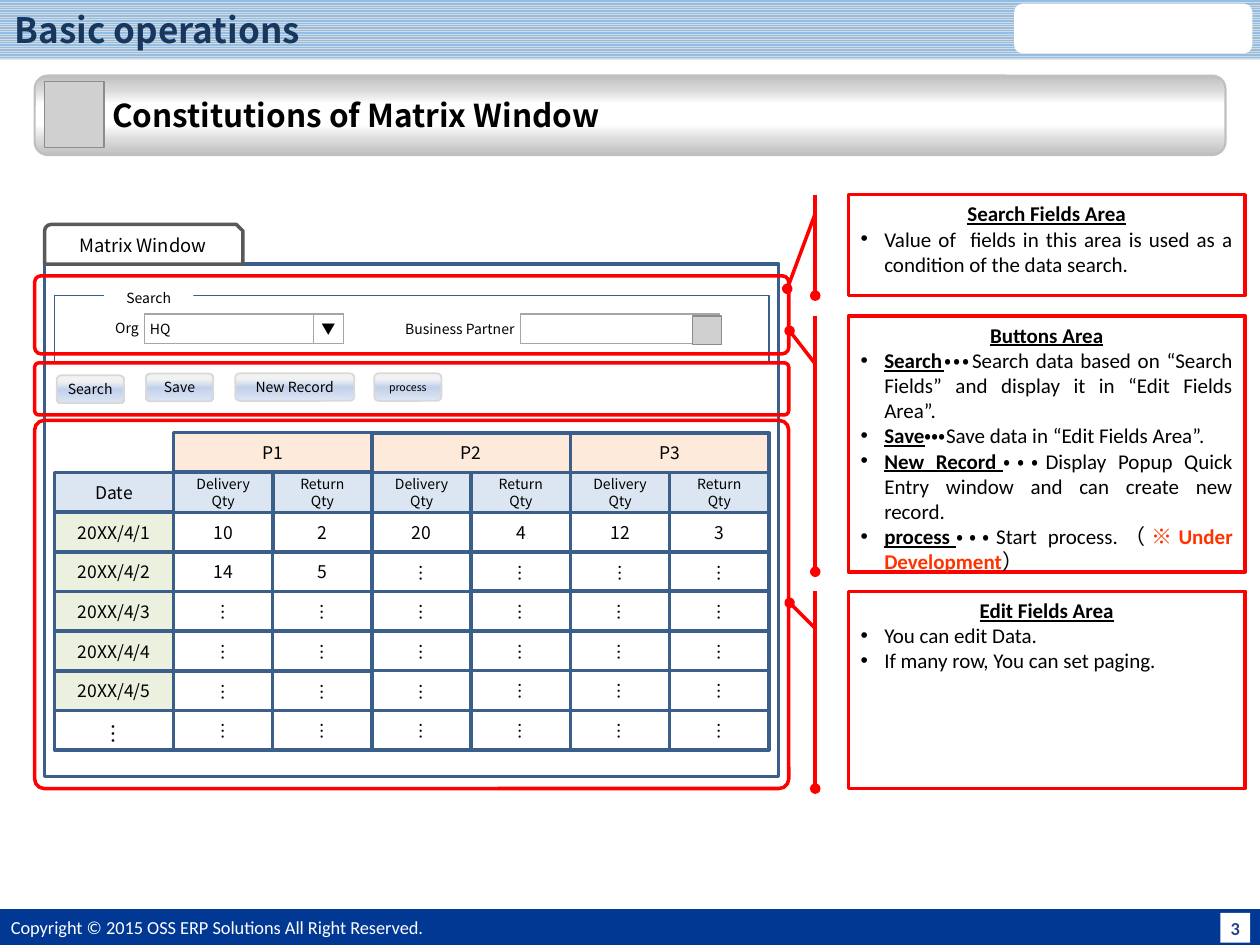
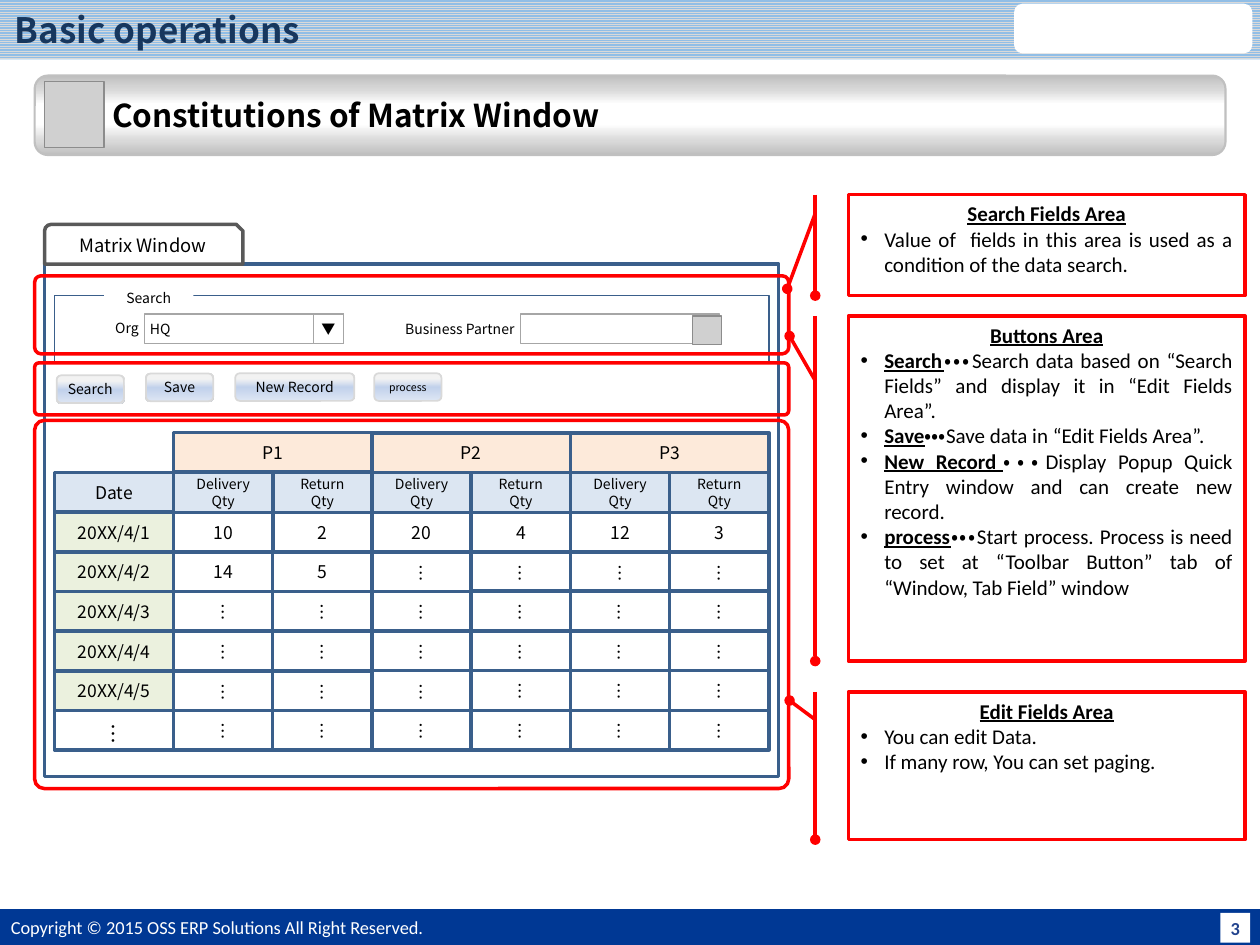
Before and after one commit to JPiere/jpiere.plugin.webui.matrixwindow, a slide deck: slide 4 of Doc/JPIERE-0098_MatrixWindow.pptx. Drawn at 1260x945 pixels with LibreOffice and Linux fonts; fonts in the diff are those of the drawing; grey boxes stand for pictures; background and template pictures are left out. Boxes give left, top, right and bottom in pixels: in the first picture for what was removed or moved away, otherwise in the second. Text is boxed around its words. In the diff, an @@ line names an element or a change of style, - is before the commit and + after.

```diff
--- a/Doc/JPIERE-0098_MatrixWindow.pptx
+++ b/Doc/JPIERE-0098_MatrixWindow.pptx
@@ accent border callout "Buttons Area": place and size @@
-accent border callout "Buttons Area" at (848,316,1245,572)
+accent border callout "Buttons Area" at (848,316,1245,662)
@@ text in accent border callout at (884,529,1232,598): text changed; bold off @@
-• process・・・Start process.（※Under Development）
+• process・・・Start process. Process is need to set at “Toolbar Button” tab of “Window, Tab Field” window
@@ accent border callout "Edit Fields Area": place and size @@
-accent border callout "Edit Fields Area" at (848,591,1245,789)
+accent border callout "Edit Fields Area" at (848,692,1245,839)
```
Also in this commit, not shown: 6 other slides changed, 1 other file.
